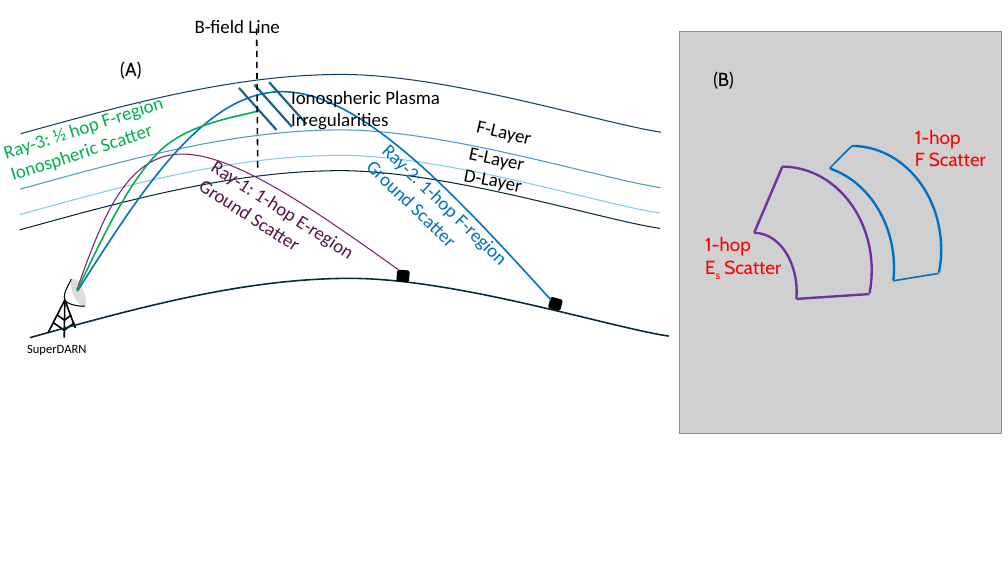
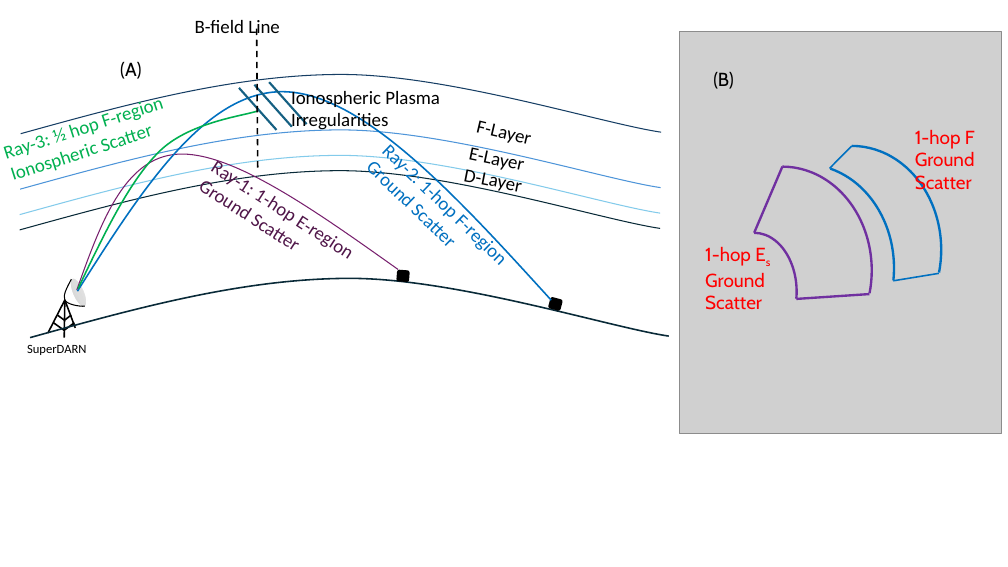
Before and after one commit to shibaji7/LWS_AGW_TID_Analysis, a slide deck: slide 3 of paper-mstid-rt/pub_figures/TID.pptx. Drawn at 1008x567 pixels with LibreOffice and Linux fonts; fonts in the diff are those of the drawing; grey boxes stand for pictures. Boxes give left, top, right and bottom in pixels: in the first picture for what was removed or moved away, otherwise in the second. Text is boxed around its words. In the diff, an @@ line names an element or a change of style, - is before the commit and + after.

Commit message:
Updated plots

```diff
--- a/paper-mstid-rt/pub_figures/TID.pptx
+++ b/paper-mstid-rt/pub_figures/TID.pptx
@@ text at (915, 130, 975, 194): text changed @@
-1-hop
-F Scatter
+1-hop F Ground Scatter
@@ text at (705, 247, 765, 310): text changed @@
-1-hop
-Es Scatter
+1-hop Es
+Ground Scatter
```
